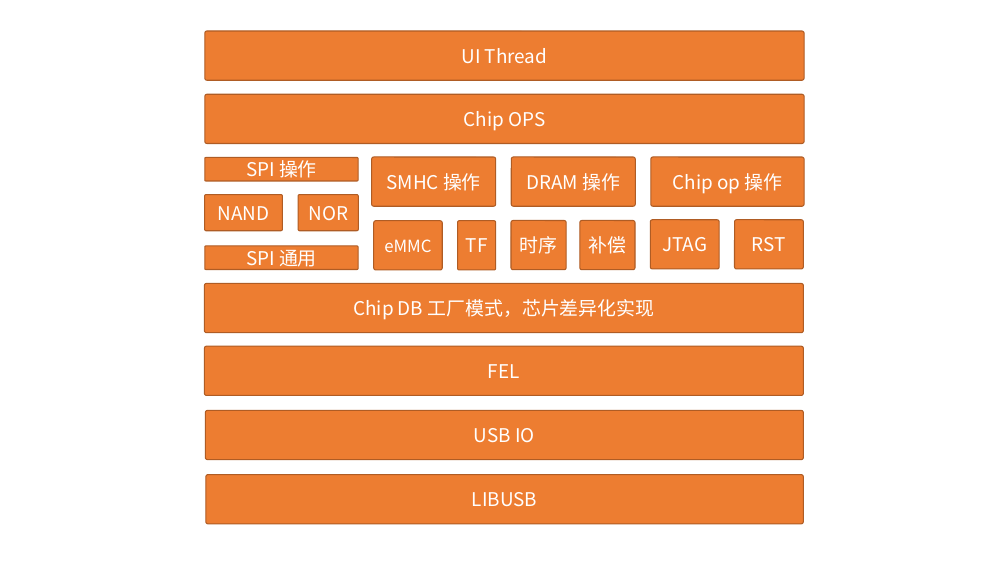
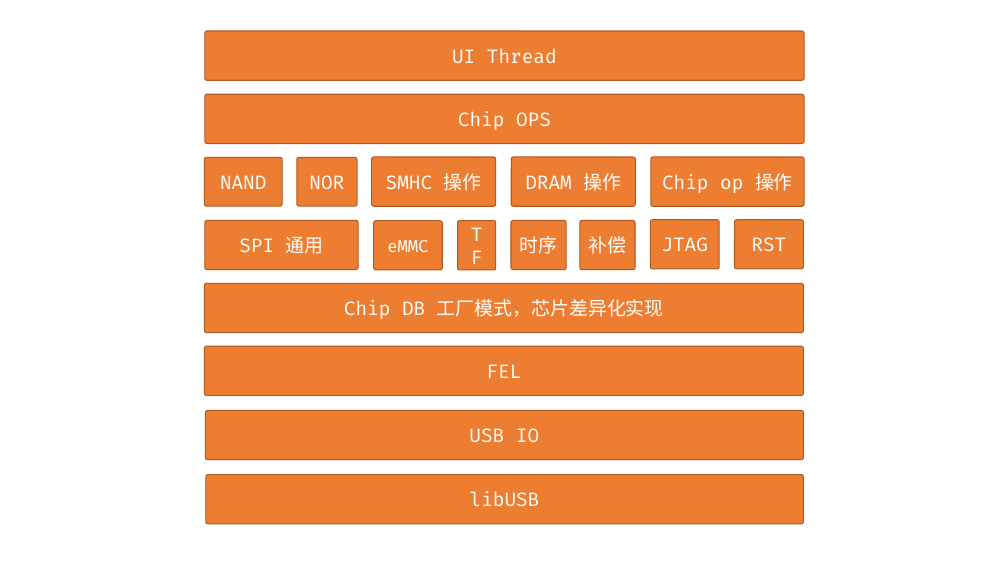
Before and after one commit to YuzukiTsuru/YFEL, a slide deck: slide 1 of doc/YFEL.pptx. Drawn at 1008x567 pixels with LibreOffice and Linux fonts; fonts in the diff are those of the drawing. Boxes give left, top, right and bottom in pixels: in the first picture for what was removed or moved away, otherwise in the second. Text is boxed around its words. In the diff, an @@ line names an element or a change of style, - is before the commit and + after.

Commit message:
support dram

```diff
--- a/doc/YFEL.pptx
+++ b/doc/YFEL.pptx
@@ rounded rectangle "NAND" resized from (x1=205, y1=194, x2=283, y2=231) to (x1=204, y1=157, x2=282, y2=206) @@
@@ rounded rectangle removed at (x1=205, y1=157, x2=358, y2=181) @@
-SPI 操作
@@ font Noto Sans CJK JP to Fira Code in 15 elements at (x1=205, y1=31, x2=805, y2=80), (x1=205, y1=95, x2=805, y2=144), (x1=204, y1=284, x2=803, y2=333), (x1=651, y1=157, x2=805, y2=206), (x1=204, y1=346, x2=803, y2=395), (x1=372, y1=157, x2=496, y2=206), (x1=511, y1=157, x2=635, y2=206), (x1=374, y1=221, x2=442, y2=270), (x1=457, y1=221, x2=495, y2=270), (x1=650, y1=220, x2=719, y2=269), (x1=735, y1=220, x2=804, y2=269), (x1=206, y1=411, x2=804, y2=460), (x1=205, y1=221, x2=358, y2=270), (x1=204, y1=157, x2=282, y2=206), (x1=297, y1=157, x2=358, y2=206) @@
@@ rounded rectangle "NOR" resized from (x1=298, y1=194, x2=358, y2=231) to (x1=297, y1=157, x2=358, y2=206) @@
@@ rounded rectangle "SPI 通用" resized from (x1=205, y1=246, x2=358, y2=269) to (x1=205, y1=221, x2=358, y2=270) @@
@@ text in rounded rectangle at (x1=470, y1=491, x2=540, y2=507): text changed; font Noto Sans CJK JP to Fira Code @@
-LIBUSB
+libUSB
```
Also in this commit, not shown: 3 other files.
